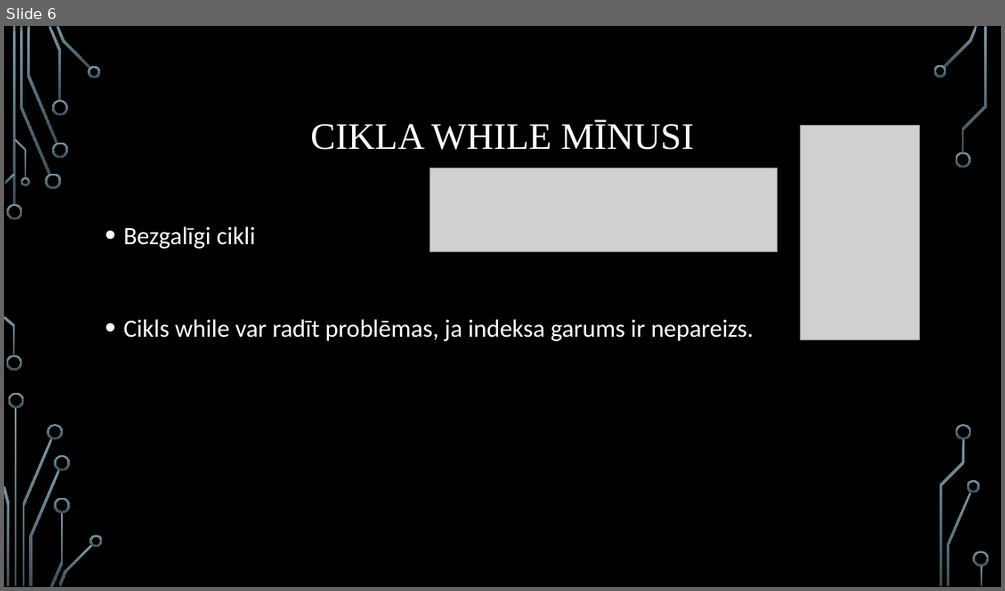
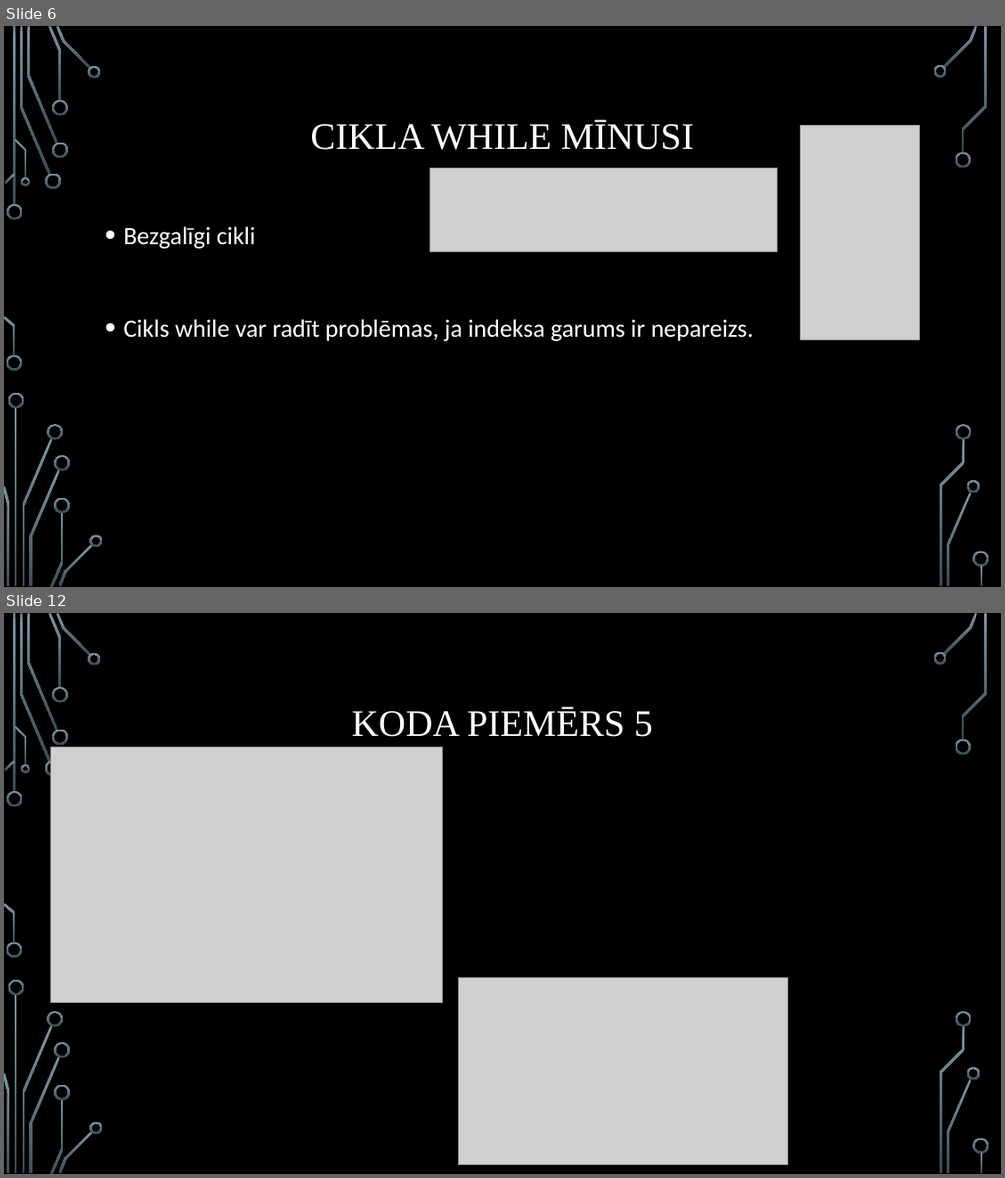
Before and after one commit to maks1k3/Bizjuks_Eksamens, a slide deck: Bizjuks_Eksamens.pptx. Shown one above the other, each under a label of ours: slide 6 before the commit, slides 6 and 12 after it; the slides between them are not shown. The pictures are 1005x591 and 1005x1178 pixels, drawn with LibreOffice and Linux fonts; fonts in the diff are those of the drawing; grey boxes stand for pictures; background and template pictures are left out. Boxes give left, top, right and bottom in pixels: in the first picture for what was removed or moved away, otherwise in the second. Text is boxed around its words. In the diff, an @@ line names an element or a change of style, - is before the commit and + after.

```diff
--- a/Bizjuks_Eksamens.pptx
+++ b/Bizjuks_Eksamens.pptx
@@ slide 12 added at (x1=4, y1=613, x2=1001, y2=1174), background picture (left out); not listed: 36 template elements that a slide beside it also shows @@
@@ title added at (x1=352, y1=706, x2=653, y2=737), 36 pt, text #FFFFFF @@
+KODA PIEMĒRS 5
@@ picture added at (x1=51, y1=747, x2=443, y2=1003) @@
@@ picture added at (x1=459, y1=978, x2=788, y2=1165) @@
```
Also in this commit, not shown: 6 other slides added.
